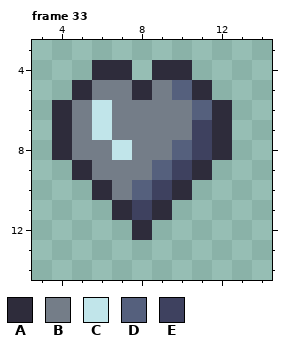
Pixel-art file, stored at Project Games/Project Mini Farm Simulator/Aseprite/16 16 Icons.aseprite. Above is the file before it was changed.
16x16 pixels, 33 frames. Shown: frame 33: x 3..14, y 3..14.
Palette (. is transparent): A #2e2c3b  B #747d88  C #c1e5ea  D #55607d  E #3e415f
Pixels before, frame 33, first column x 4:
 4 ..AA.AA..
 5 .ABBABDA.
 6 ABCBBBBDA
 7 ABCBBBBEA
 8 ABBCBBDEA
 9 .ABBBDEA.
10 ..ABDEA..
11 ...AEA...
12 ....A....
The result:
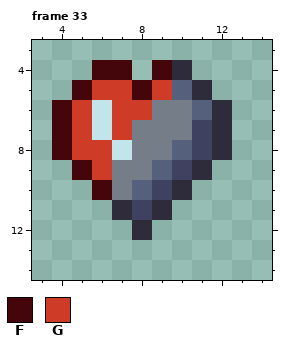
Colours new in this view: F #44050b  G #ce3b26
Diff:
Changed rows in their new state; - is an unchanged pixel.
Frame 33:
first column x 4:
 4 --FF-F
 5 -FGGFG
 6 FG-GG-
 7 FG-G--
 8 FGG---
 9 -FG---
10 --F---
